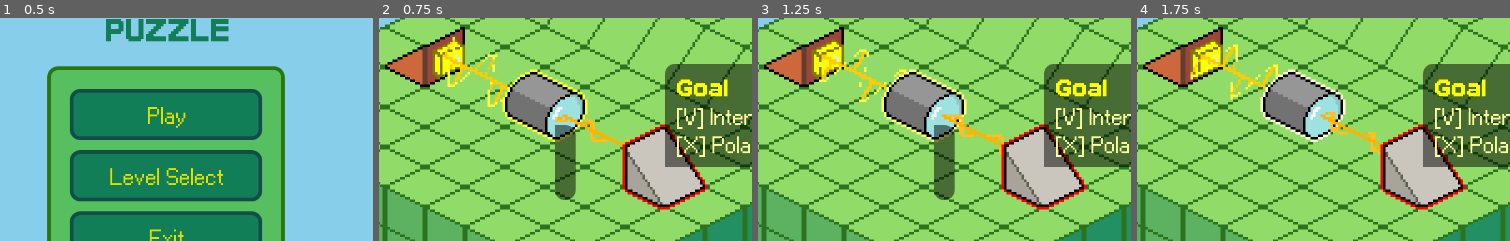
Above: before the commit, frames 1-4 (left to right).
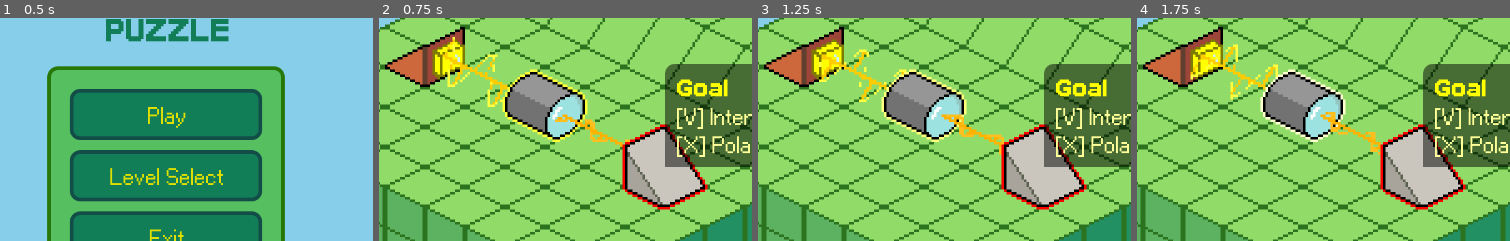
Above: after the commit, the same moments.

Repository: joshmoritty/polarization-puzzle
Game: Godot game, scene res://scenes/main_menu.tscn
Same seed, same stepped clock (60 frames per second), same inputs: the game is played once before the commit and once after it.
Inputs (mouse positions are % of the whole screen's width and height, from its top left):
- Up to frame 1 (0.5 s): no input
- Up to frame 2 (0.75 s): click "Play" at 0.5 s
- Up to frame 3 (1.25 s): no input
- Up to frame 4 (1.75 s): move the mouse to (73, 45) at 1.27 s; click (73, 45) at 1.42 s
The pictures show only the part of the screen within x 27-77%, y 25-75%; the shares and areas given below are measured in that part.

Frame 1 is identical in both runs. In frame 2, 1.8% of the frame differs, in the area x 47-53%, y 47-82%; in frame 3, 1.8%; in frame 4, nothing differs.

Commit message:
fix: panel appearing in top left of screen for a split second

Diff:
--- a/scenes/gui.tscn
+++ b/scenes/gui.tscn
@@ -57,6 +57,7 @@
 
 [node name="HoverPanel" type="PanelContainer" parent="MarginContainer"]
 unique_name_in_owner = true
+visible = false
 layout_mode = 2
 size_flags_horizontal = 8
 size_flags_vertical = 0
--- a/scenes/main_menu.tscn
+++ b/scenes/main_menu.tscn
@@ -65,6 +65,7 @@
 
 [node name="LevelSelector" type="Control" parent="."]
 unique_name_in_owner = true
+visible = false
 layout_mode = 2
 script = ExtResource("7_level_selector_script")
 
--- a/scripts/ui/objective_panel.gd
+++ b/scripts/ui/objective_panel.gd
@@ -6,6 +6,7 @@
 
 var _vbox: VBoxContainer
 var _requirement_labels: Array[Label] = []
+var _initial_position_set: bool = false
 
 func _init(p_sensor: Sensor = null) -> void:
 	sensor = p_sensor
@@ -13,6 +14,9 @@
 
 	# Make the panel ignore mouse input so it doesn't interfere with game interaction
 	mouse_filter = Control.MOUSE_FILTER_IGNORE
+
+	# Start invisible to prevent flash at (0,0) before positioning
+	visible = false
 
 	_build_structure()
 
@@ -56,8 +60,8 @@
 func _process(_dt: float) -> void:
 	if sensor == null:
 		visible = false
+		_initial_position_set = false
 		return
-	visible = true
 
 	# Update requirements every frame for real-time checkbox updates
 	_update_requirements()
@@ -69,12 +73,19 @@
 	var canvas_xform: Transform2D = get_viewport().get_canvas_transform()
 	var sensor_screen: Vector2 = canvas_xform * sensor.global_position
 
-	if sensor.objective_panel_on_left:
-		# Position to the left of the sensor (bottom-left corner of panel at sensor position)
-		global_position = sensor_screen - Vector2(size.x, size.y) + screen_offset
-	else:
-		# Position to the right of the sensor (bottom-right corner of panel at sensor position)
-		global_position = sensor_screen - Vector2(0, size.y) + screen_offset
+	# Only position and show if we have valid screen coordinates
+	if sensor_screen != Vector2.ZERO or sensor.global_position != Vector2.ZERO:
+		if sensor.objective_panel_on_left:
+			# Position to the left of the sensor (bottom-left corner of panel at sensor position)
+			global_position = sensor_screen - Vector2(size.x, size.y) + screen_offset
+		else:
+			# Position to the right of the sensor (bottom-right corner of panel at sensor position)
+			global_position = sensor_screen - Vector2(0, size.y) + screen_offset
+
+		# Only make visible after position has been calculated to prevent flash at (0,0)
+		if not _initial_position_set:
+			_initial_position_set = true
+			visible = true
 
 func _update_requirements() -> void:
 	if not _vbox or not sensor:
